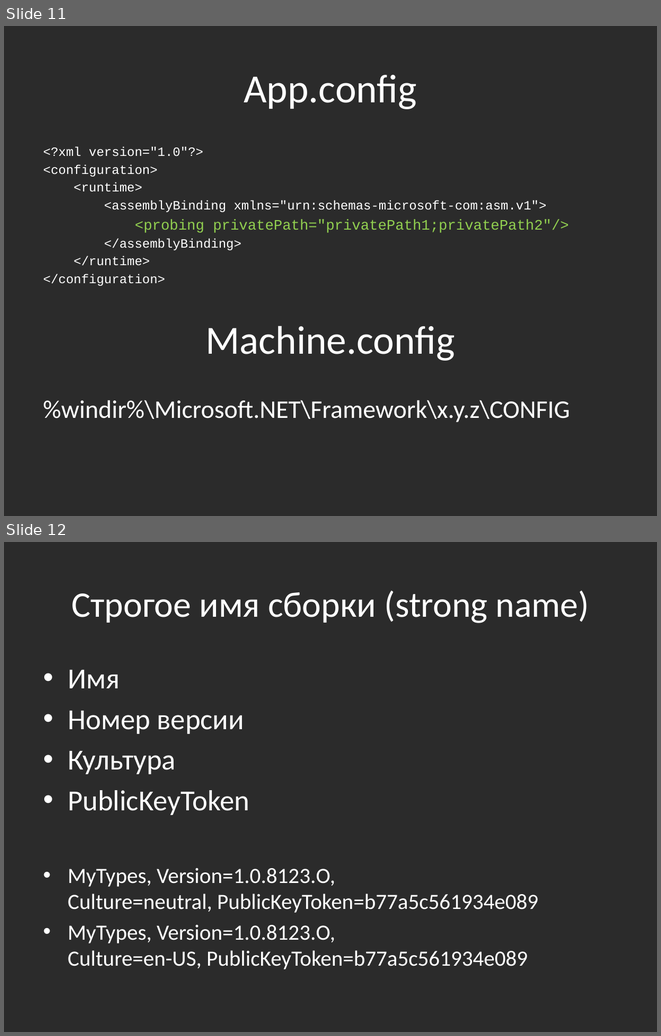
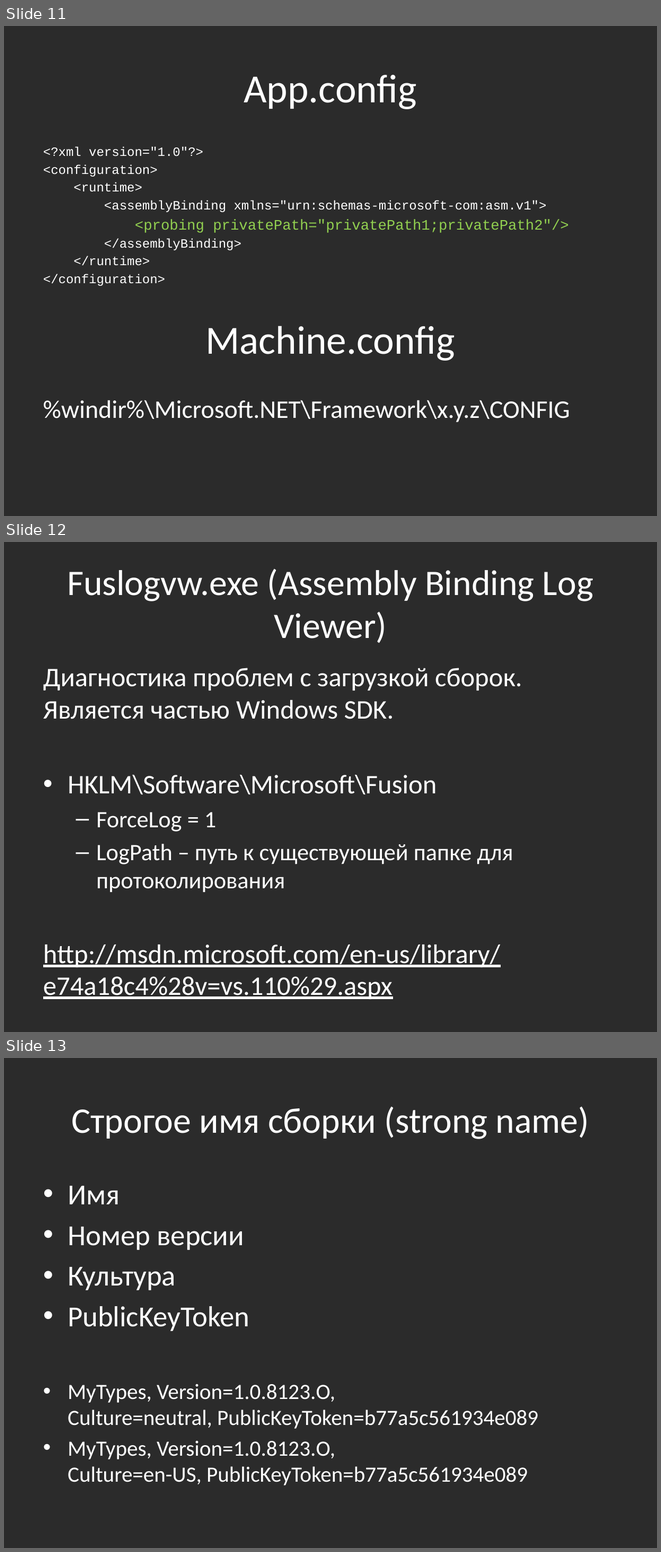
Before and after one commit to bazile/Training, a slide deck: Presentation/lesson-07.pptx. Shown one above the other, each under a label of ours: slides 11 and 12 before the commit, slides 11, 12 and 13 after it. The pictures are 661x1036 and 661x1552 pixels, drawn with LibreOffice and Linux fonts; fonts in the diff are those of the drawing; background and template pictures are left out; a plain dark background stands for a picture behind light text. Boxes give left, top, right and bottom in pixels: in the first picture for what was removed or moved away, otherwise in the second. Text is boxed around its words. In the diff, an @@ line names an element or a change of style, - is before the commit and + after.

Commit message:
Added info on Fuslogvw.exe (Assembly Binding Log Viewer)

```diff
--- a/Presentation/lesson-07.pptx
+++ b/Presentation/lesson-07.pptx
@@ slide 12 added at <box>4,542,657,1032</box>, background picture (left out) @@
@@ title added at <box>67,568,593,643</box>, 39.6 pt, text #FFFFFF @@
+Fuslogvw.exe (Assembly Binding Log Viewer)
@@ text added at <box>43,668,522,999</box>, 29.6 pt, text #FFFFFF @@
+Диагностика проблем с загрузкой сборок. Является частью Windows SDK.
+• HKLM\Software\Microsoft\Fusion
+  – ForceLog = 1
+  – LogPath – путь к существующей папке для протоколирования
+http://msdn.microsoft.com/en-us/library/e74a18c4%28v=vs.110%29.aspx
@@ what was slide 12 is now slide 13 @@
```
